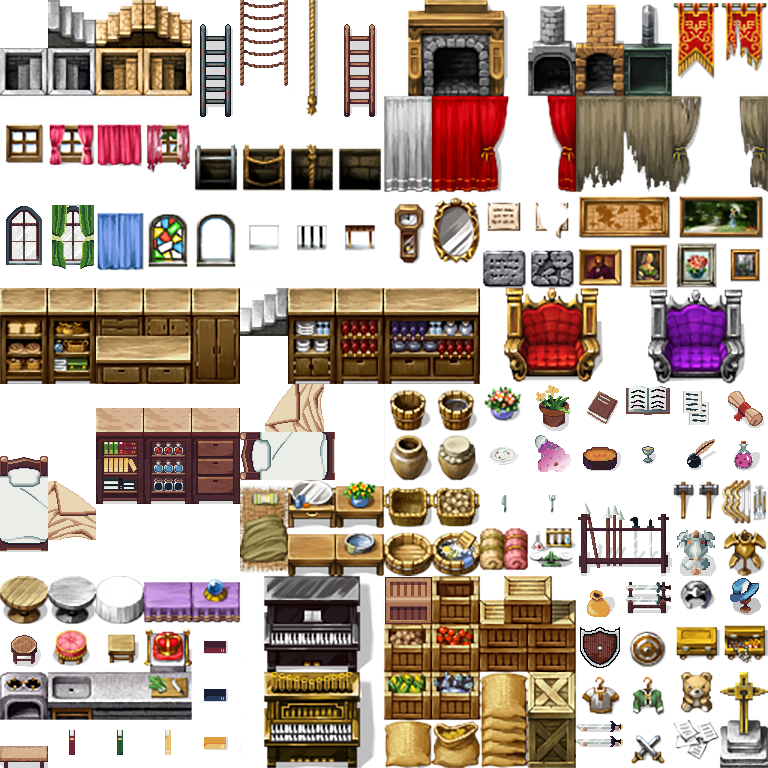
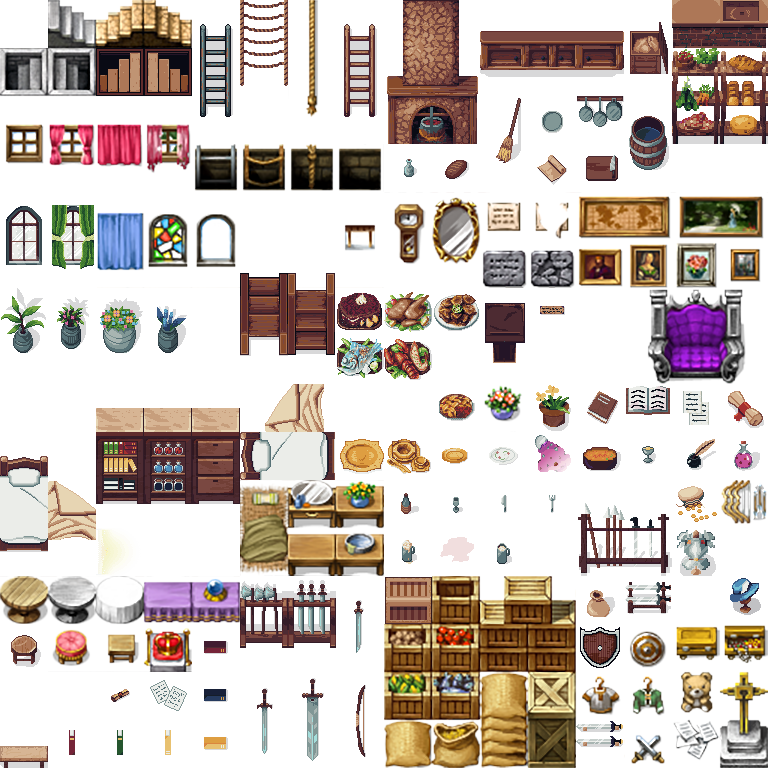
Before/after of a 768×768 layered artwork. What changed in the layer stack:
added layer "Layer 29" above "Layer 28" over 240, 580, 366, 761
added layer "Layer 28" above "Layer 23" over 676, 486, 717, 522
added layer "Layer 20" above "Layer 19" over 496, 98, 521, 163
added layer "Layer 19" above "Layer 18" over 577, 96, 624, 127
added layer "Layer 18" above "Layer 17" over 629, 116, 669, 170
added layer "Layer 15" above "Layer 14" over 630, 22, 668, 74
added layer "Layer 14" above "Layer 11" over 480, 31, 624, 77
added layer "Layer 11" above "Layer 10" over 340, 439, 431, 474
added layer "Layer 10" above "Layer 9" over 384, 339, 432, 380
added layer "Layer 9" above "Layer 8" over 337, 338, 384, 378
added layer "Layer 8" above "Layer 7" over 434, 294, 479, 331
added layer "Layer 7" above "Food1" over 384, 292, 432, 332
added layer "Food1" above "Pie" over 337, 293, 382, 330
added layer "Layer 4" above "Stairs down other side" over 96, 528, 136, 576
added layer "Stairs down other side" above "Stairs down" over 144, 48, 192, 96
added layer "Stairs down" above "Rope Ladder" over 96, 48, 144, 96
added layer "Layer 5" above "Layer 13" over 240, 273, 288, 356
added layer "Layer 13" above "Layer 6" over 387, 0, 478, 144
added layer "Layer 25" above "Layer 24" over 672, 48, 768, 144
added layer "Layer 24" above "Layer 26" over 672, 0, 768, 48
added layer "Layer 26" above "Book Podium" over 287, 273, 335, 355
added layer "Book Podium" above "Layer 34" over 485, 303, 525, 363
added layer "Layer 33" above "Layer 30" over 1, 288, 143, 353
painted on "Layer 1" over 0, 0, 768, 768
…and 17 more changes (15 added, 2 painted)